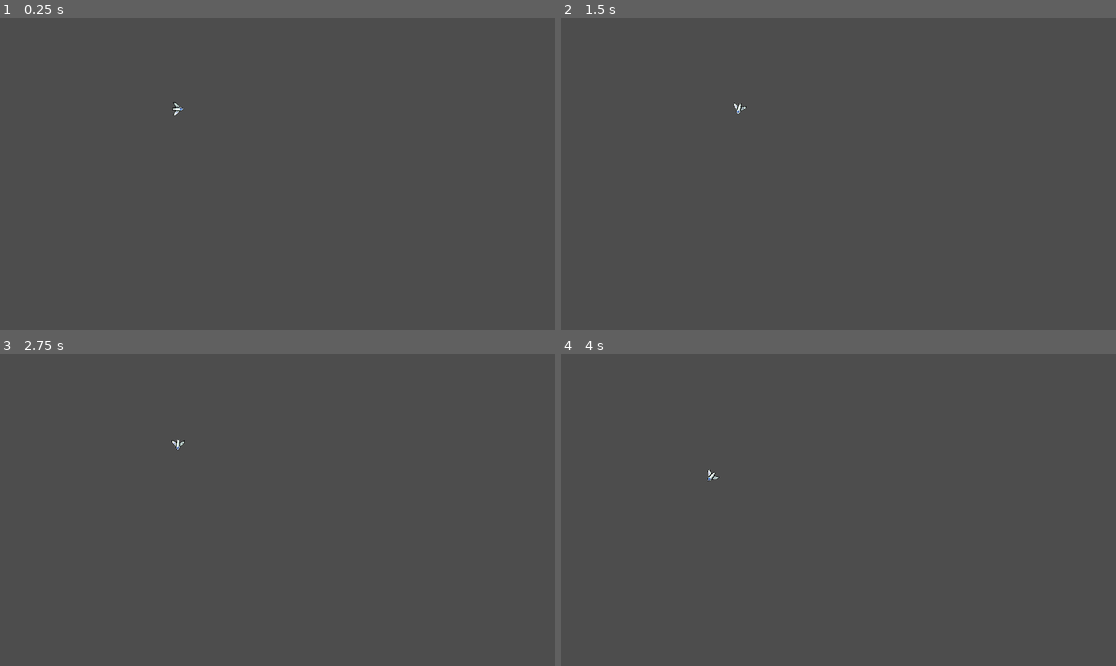
Above: before the commit, frames 1-4 (two rows, left to right).
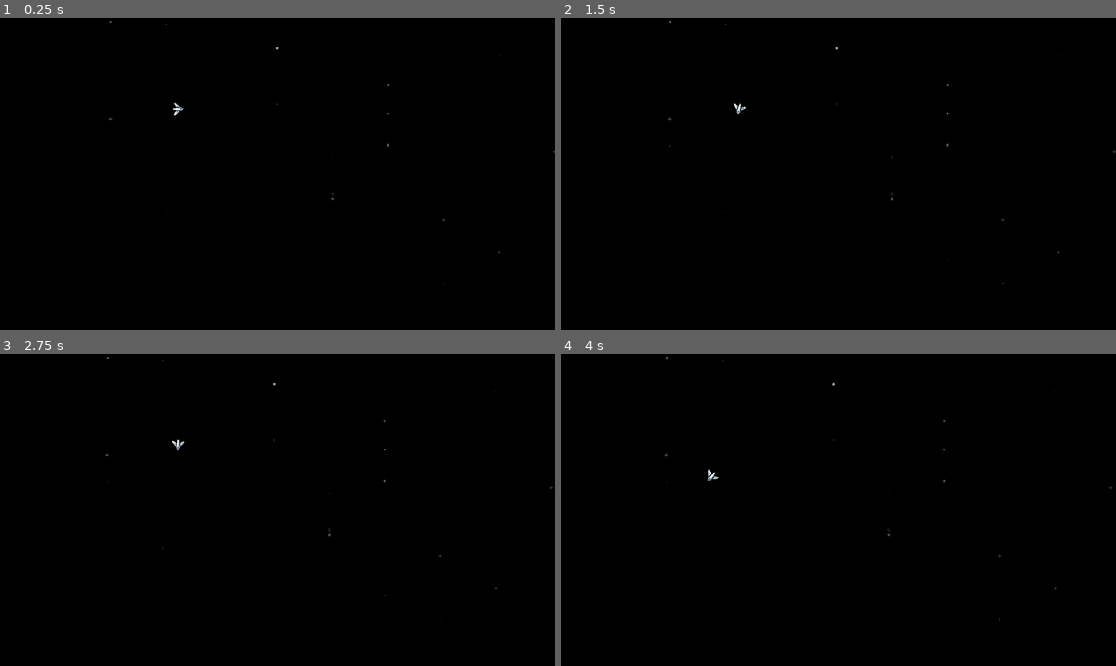
Above: after the commit, the same moments.

Repository: dswisher/asteroid-harvestor
Game: Godot game, scene res://scenes/main_scene.tscn
Two runs of this game, one before a commit and one after it. Both use one fixed random seed, a clock stepped at 60 frames per second and the inputs below.
Inputs:
- Up to frame 1 (0.25 s): no input
- Up to frame 2 (1.5 s): tap Enter at 0.5 s; hold Right (turn_right) 0.53-1.28 s; hold A (turn_left) from 1.28 s (still down)
- Up to frame 3 (2.75 s): release A (turn_left) at 2.03 s; hold Right (turn_right) from 2.03 s (still down)
- Up to frame 4 (4 s): release Right (turn_right) at 2.78 s; hold W (thrust) 2.78-3.53 s; hold A (turn_left) from 3.53 s (still down)

The runs differ from the first frame. In frame 1, 100% of the frame differs, in the area x 0-100%, y 0-100%; in frame 2, 100%; in frame 3, 100%; in frame 4, 100%.

Commit message:
Add background star field

Diff:
--- a/objects/player.gd
+++ b/objects/player.gd
@@ -4,8 +4,6 @@
 @export var linear_drag: float = 0.5
 @export var angular_thrust: int = 8
 @export var angular_drag: float = 2.0
-
-@export var turn_speed : float = 3
 
 
 var angular_acceleration: float = 0
--- /dev/null
+++ b/objects/star_field.gd
@@ -0,0 +1,42 @@
+extends Node2D
+
+
+@export var total_items:int = 20
+
+@export var textures = [
+    preload("res://assets/background/star1.png"),
+    preload("res://assets/background/star2.png"),
+    preload("res://assets/background/star3.png")
+]
+
+
+var items = []
+var screen_size
+
+
+func _ready() -> void:
+    randomize()
+    screen_size = get_viewport_rect().size
+    var max_height = int(screen_size.y)
+    var total_textures = textures.size()
+    for n in total_items:
+        var x_offset = (randi() % 10) / 10.0
+        var scale_size = 0.2 + (randi() % 5) / 10.0
+        var modulation = (randi() % 8) / 10.0
+
+        var spr = Sprite2D.new()
+        spr.texture = textures[randi() % total_textures]
+        spr.position = Vector2(screen_size.x * x_offset, randi() % max_height)
+        spr.scale = Vector2.ONE * scale_size
+        spr.modulate.a = modulation
+        add_child(spr)
+        items.push_back(spr)
+
+
+func _process(delta: float) -> void:
+    for item in items:
+        var speed_x = randi() % 10
+        item.position += Vector2(-speed_x, 0) * delta
+
+        item.position.x = wrapf(item.position.x, 0, screen_size.x)
+        item.position.y = wrapf(item.position.y, 0, screen_size.y)
--- /dev/null
+++ b/objects/star_field.tscn
@@ -0,0 +1,11 @@
+[gd_scene load_steps=2 format=3 uid="uid://c1udog5c67101"]
+
+[ext_resource type="Script" uid="uid://ovdmi4vjte72" path="res://objects/star_field.gd" id="1_8n07r"]
+
+[node name="StarField" type="Node2D"]
+script = ExtResource("1_8n07r")
+
+[node name="ColorRect" type="ColorRect" parent="."]
+modulate = Color(0, 0, 0, 1)
+offset_right = 1920.0
+offset_bottom = 1080.0
--- a/scenes/main_scene.tscn
+++ b/scenes/main_scene.tscn
@@ -1,11 +1,14 @@
-[gd_scene load_steps=3 format=3 uid="uid://b0ya327ixjjnd"]
+[gd_scene load_steps=4 format=3 uid="uid://b0ya327ixjjnd"]
 
 [ext_resource type="Script" uid="uid://c8v11vq60ypyw" path="res://scenes/main_scene.gd" id="1_pw63i"]
 [ext_resource type="PackedScene" uid="uid://c7wwooy1ggcap" path="res://objects/player.tscn" id="1_w2twt"]
+[ext_resource type="PackedScene" uid="uid://c1udog5c67101" path="res://objects/star_field.tscn" id="2_7ykc4"]
 
 [node name="MainScene" type="Node2D"]
 script = ExtResource("1_pw63i")
 
+[node name="StarField" parent="." instance=ExtResource("2_7ykc4")]
+
 [node name="Player" parent="." instance=ExtResource("1_w2twt")]
 position = Vector2(616, 315)
 scale = Vector2(1.5, 1.5)
Binary file added: assets/background/star1.png
Not shown, added: assets/background/star1.png.import
Binary file added: assets/background/star2.png
Not shown, added: assets/background/star2.png.import
Binary file added: assets/background/star3.png
Not shown, added: assets/background/star3.png.import
Not shown, added: objects/star_field.gd.uid
Not shown, changed: README.md
